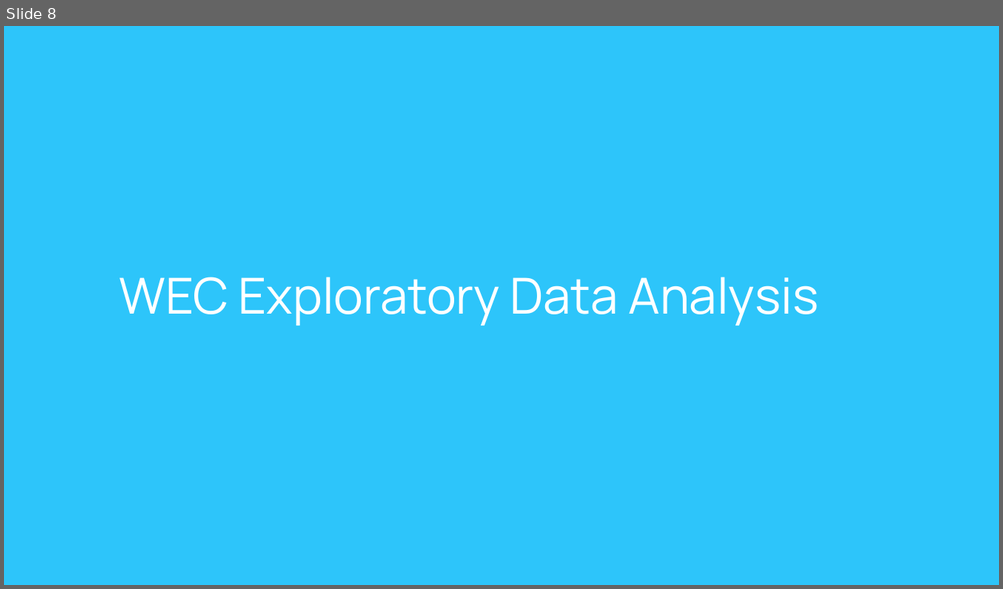
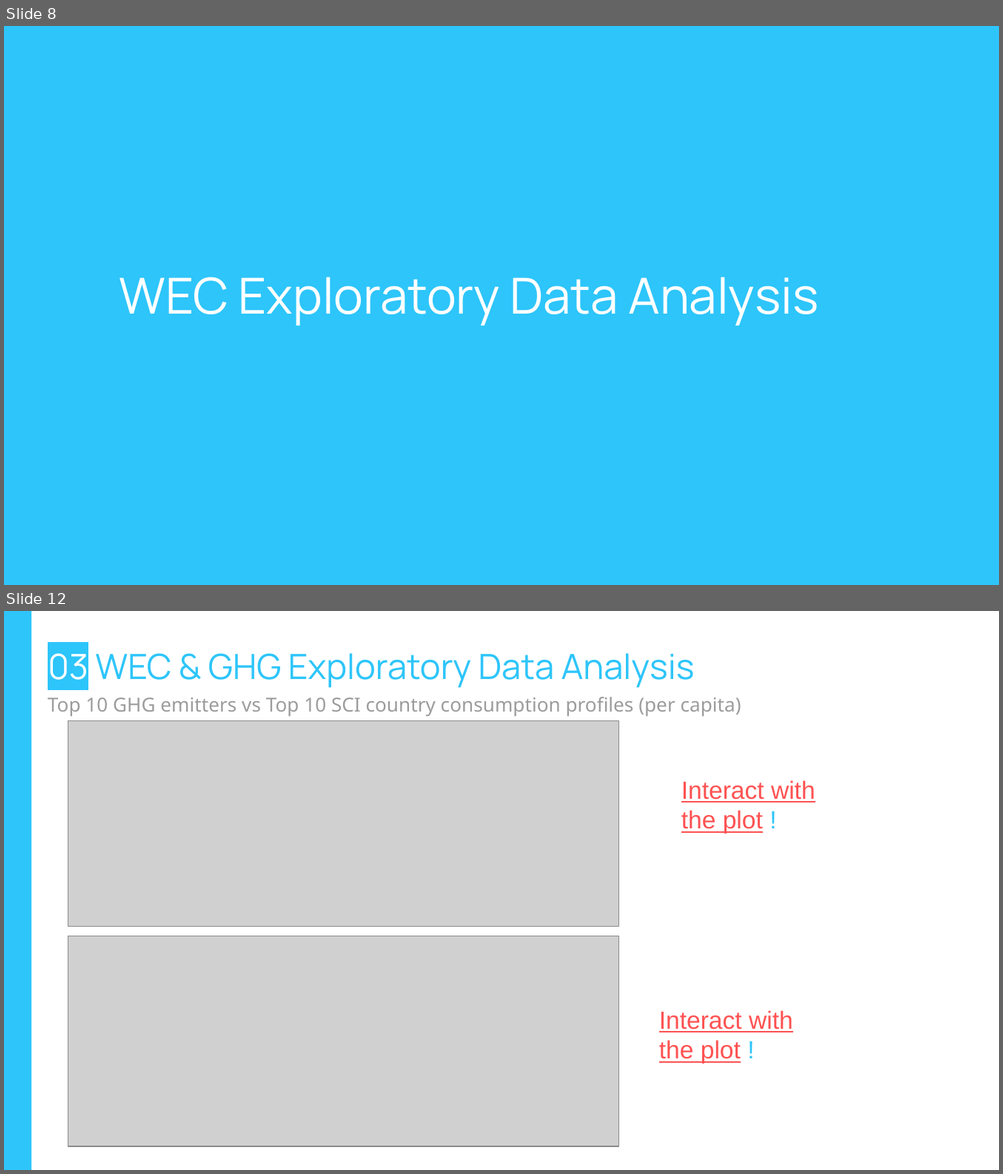
Before and after one commit to Edoardo1996/iornhack-final-project, a slide deck: pres/Ironhac-final-project.pptx. Shown one above the other, each under a label of ours: slide 8 before the commit, slides 8 and 12 after it; the slides between them are not shown. The pictures are 1003x589 and 1003x1174 pixels, drawn with LibreOffice and Linux fonts; fonts in the diff are those of the drawing; grey boxes stand for pictures; background and template pictures are left out. Boxes give left, top, right and bottom in pixels: in the first picture for what was removed or moved away, otherwise in the second. Text is boxed around its words. In the diff, an @@ line names an element or a change of style, - is before the commit and + after.

```diff
--- a/pres/Ironhac-final-project.pptx
+++ b/pres/Ironhac-final-project.pptx
@@ slide 12 added at (4,611,999,1170), background #FFFFFF @@
@@ rectangle added at (4,611,31,1170), fill #2DC5FA @@
@@ title added at (48,653,694,688), 25.2 pt, text #2DC5FA @@
+03 WEC & GHG Exploratory Data Analysis
@@ text added at (48,697,741,716), 14 pt, text #9C9C9C @@
+Top 10 GHG emitters vs Top 10 SCI country consumption profiles (per capita)
@@ picture added at (68,721,619,927) @@
@@ text added at (681,780,815,833), 18 pt, text #FF5252, underline @@
+Interact with the plot !
@@ picture added at (68,936,619,1147) @@
@@ text added at (659,1011,793,1063), 18 pt, text #FF5252, underline @@
+Interact with the plot !
```
Also in this commit, not shown: 6 slides changed, 11 other slides added, 23 slides removed, 3 other files.
